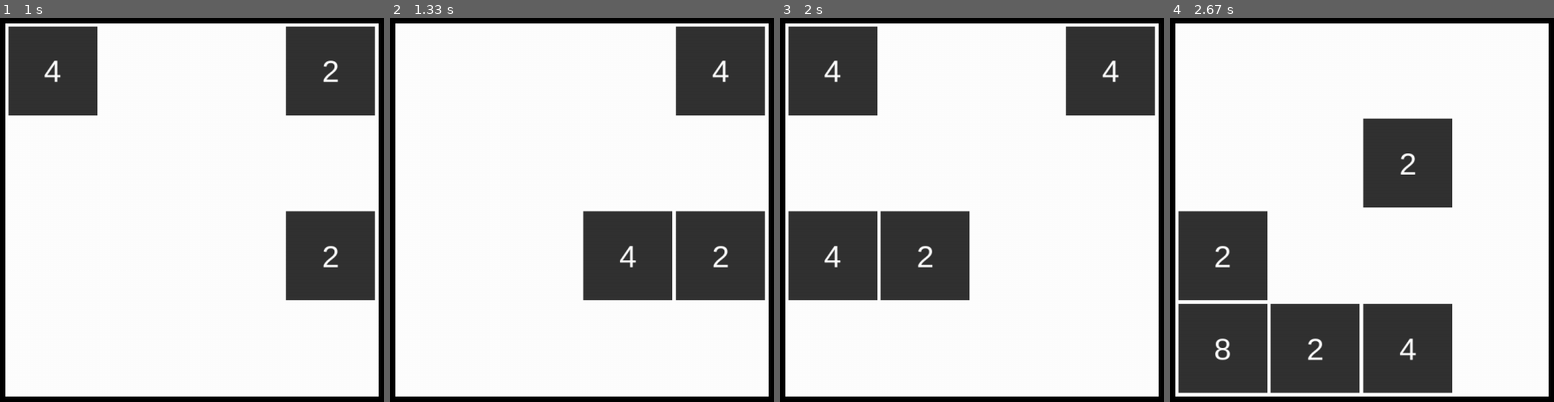
Above: before the commit, frames 1-4 (left to right).
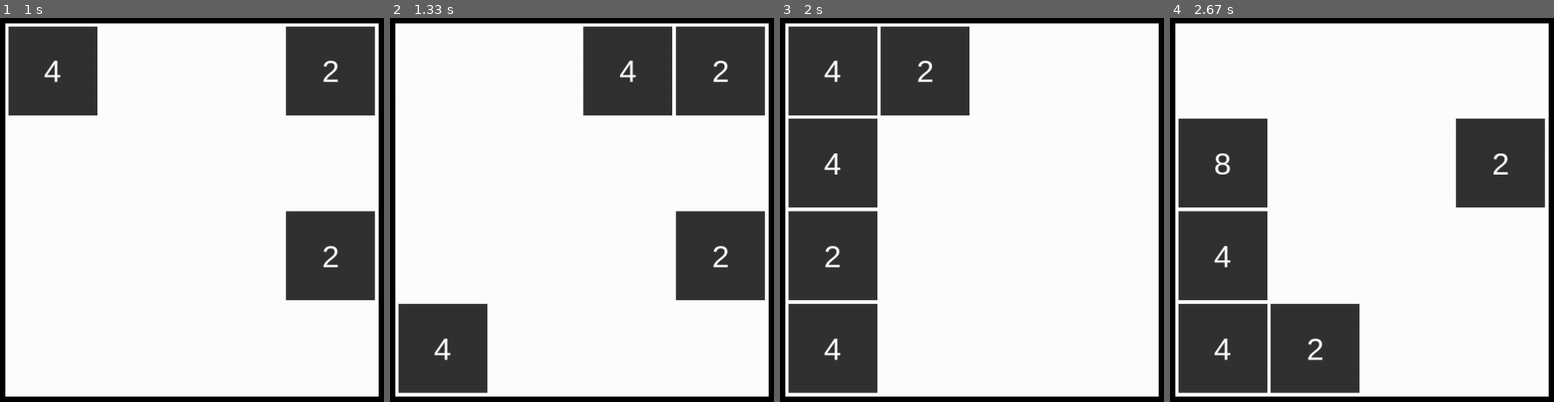
Above: after the commit, the same moments.

Repository: MyCoolDev/Pygame_2048
Game: pygame game, started from main.py
Same seed, same stepped clock (60 frames per second), same inputs: the game is played once before the commit and once after it.
Inputs:
- Up to frame 1 (1 s): hold Right 0.33-0.8 s; hold Up from 0.83 s (still down)
- Up to frame 2 (1.33 s): release Up at 1.13 s; hold Right from 1.17 s (still down)
- Up to frame 3 (2 s): release Right at 1.63 s; hold Left from 1.67 s (still down)
- Up to frame 4 (2.67 s): release Left at 2.2 s; hold Down 2.23-2.53 s; hold Left from 2.57 s (still down)

Frame 1 is identical in both runs. In frame 2, 16% of the frame differs, in the area x 2-89%, y 2-98%; in frame 3, 27%, in the area x 2-98%, y 2-98%; in frame 4, 22%.

Commit message:
fixing grid.handle_input update code

Diff:
--- a/Grid.py
+++ b/Grid.py
@@ -88,7 +88,6 @@
                         self.grid[best[0]][best[1]] = self.grid[i][k]
                         self.grid[i][k] = -1
 
-
         elif action == "up":
             for i in range(1, self.grid_size):
                 for k in range(self.grid_size):
@@ -129,44 +128,58 @@
                     # check for sum to add to
                     for z in range(i + 1, self.grid_size):
                         if self.grid[k][z] != -1:
-                            if self.grid[k][z].value == self.grid[k][z].value and (k, z) not in handled:
-                                print(self.grid[k][z])
-                                self.grid[k][z].mult_value()
-                                self.grid[k][z] = -1
-                                handled.append((k, z))
-                            break
-
-                    # if 'sumed' continue
-                    if self.grid[k][i] == -1:
-                        continue
-
-                    # check for 'best' empty space
-                    best = -1
-                    for z in range(i + 1, self.grid_size):
-                        if self.grid[k][z] == -1:
-                            best = (k, z)
-
-                    if best != -1:
-                        self.grid[best[0]][best[1]] = self.grid[k][i]
-                        self.grid[k][i] = -1
-
-        elif action == "left":
-            for i in range(1, self.grid_size):
-                for k in range(self.grid_size):
-                    if self.grid[k][i] == -1:
-                        continue
-                    for z in range(0, i):
-                        if self.grid[k][z] == -1:
-                            self.grid[k][z] = self.grid[k][i]
-                            self.grid[k][i] = -1
-                            break
-                        else:
                             if self.grid[k][z].value == self.grid[k][i].value and (k, z) not in handled:
-                                print(self.grid[k][z].value, self.grid[k][i].value)
+                                print(k, z)
                                 self.grid[k][z].mult_value()
                                 self.grid[k][i] = -1
                                 handled.append((k, z))
-                                break
+                            break
+
+                    # if 'sumed' continue
+                    if self.grid[k][i] == -1:
+                        continue
+
+                    # check for 'best' empty space
+                    best = -1
+                    for z in range(i + 1, self.grid_size):
+                        if self.grid[k][z] == -1:
+                            best = (k, z)
+
+                    if best != -1:
+                        print(best)
+                        self.grid[best[0]][best[1]] = self.grid[k][i]
+                        self.grid[k][i] = -1
+
+        elif action == "left":
+            for i in range(1, self.grid_size):
+                for k in range(self.grid_size):
+                    if self.grid[k][i] == -1:
+                        continue
+
+                    # check for sum to add to
+                    for z in range(i - 1, -1, -1):
+                        if self.grid[k][z] != -1:
+                            if self.grid[k][z].value == self.grid[k][i].value and (k, z) not in handled:
+                                print(k, z)
+                                self.grid[k][z].mult_value()
+                                self.grid[k][i] = -1
+                                handled.append((k, z))
+                            break
+
+                    # if 'sumed' continue
+                    if self.grid[k][i] == -1:
+                        continue
+
+                    # check for 'best' empty space
+                    best = -1
+                    for z in range(i - 1, -1, -1):
+                        if self.grid[k][z] == -1:
+                            best = (k, z)
+
+                    if best != -1:
+                        print(best)
+                        self.grid[best[0]][best[1]] = self.grid[k][i]
+                        self.grid[k][i] = -1
 
         self.update_positions()
         self.create_random_box()
